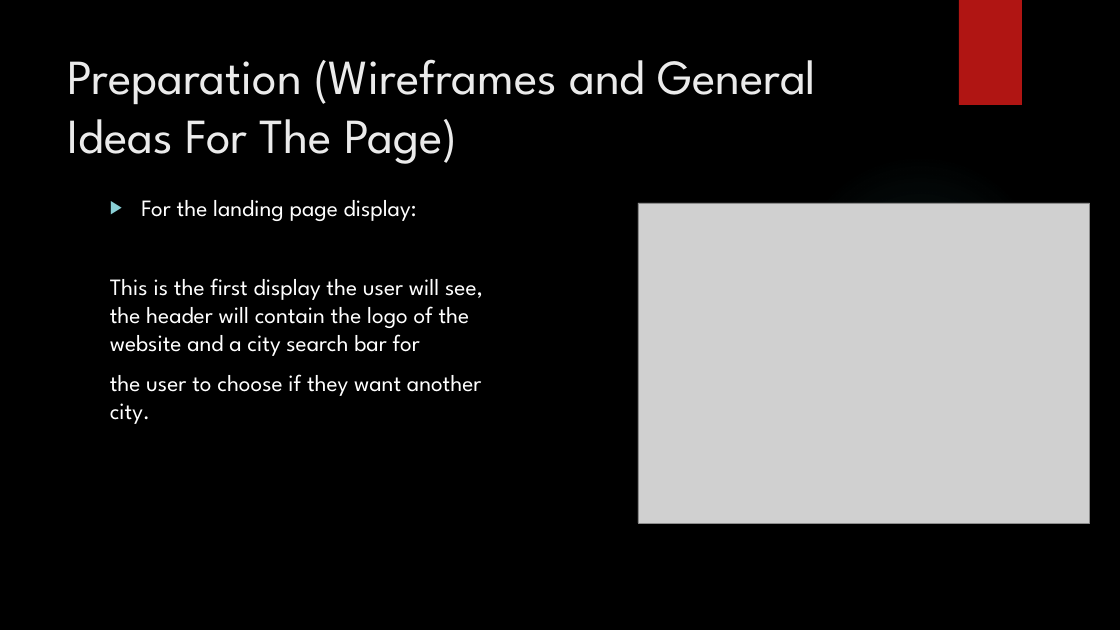
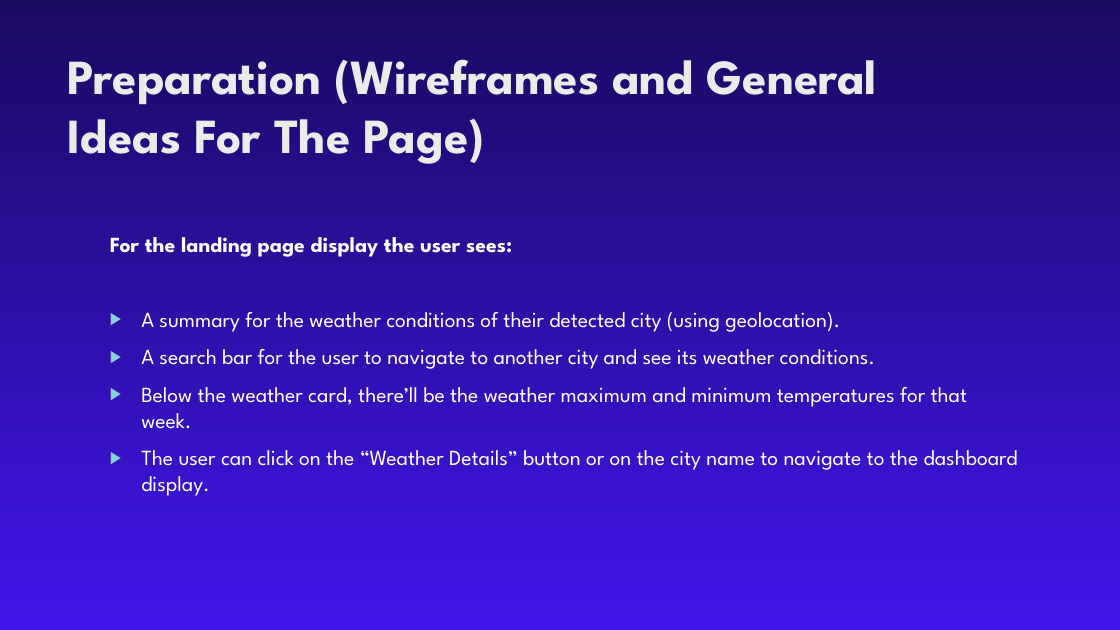
Before and after one commit to KhaledMhmd/Weather-Application, a slide deck: slide 3 of Presentation/Weather Website.pptm. Drawn at 1120x630 pixels with LibreOffice and Linux fonts; fonts in the diff are those of the drawing; grey boxes stand for pictures; background and template pictures are left out. Boxes give left, top, right and bottom in pixels: in the first picture for what was removed or moved away, otherwise in the second. Text is boxed around its words. In the diff, an @@ line names an element or a change of style, - is before the commit and + after.

Commit message:
finishing up on the website application

```diff
--- a/Presentation/Weather Website.pptm
+++ b/Presentation/Weather Website.pptm
@@ background picture (left out) to gradient #1A0961 to #4216ED @@
@@ rectangle removed at (959, 0, 1022, 105) @@
@@ title "Preparation (Wireframes and General Ideas ..." at (68, 59, 877, 164): bold on @@
@@ ellipse removed at (791, 154, 1049, 413) @@
@@ picture removed at (639, 203, 1091, 523) @@
@@ text at (110, 237, 1018, 496): text changed; size 20 to 18.5 pt @@
-▶ For the landing page display:
-This is the first display the user will see,
-the header will contain the logo of the
-website and a city search bar for
-the user to choose if they want another
-city.
+For the landing page display the user sees:
+▶ A summary for the weather conditions of their detected city (using geolocation).
+▶ A search bar for the user to navigate to another city and see its weather conditions.
+▶ Below the weather card, there’ll be the weather maximum and minimum temperatures for that week.
+▶ The user can click on the “Weather Details” button or on the city name to navigate to the dashboard display.
```
Also in this commit, not shown: 4 other slides changed, 6 slides added, 1 slide removed, 21 other files.
